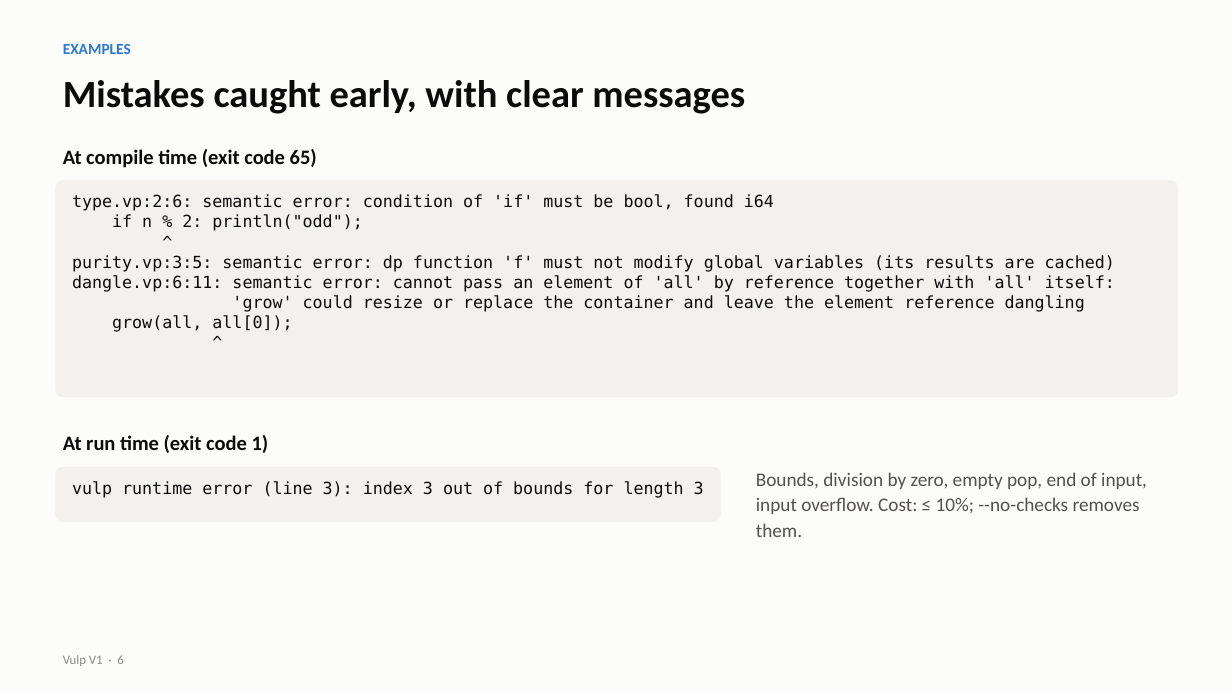
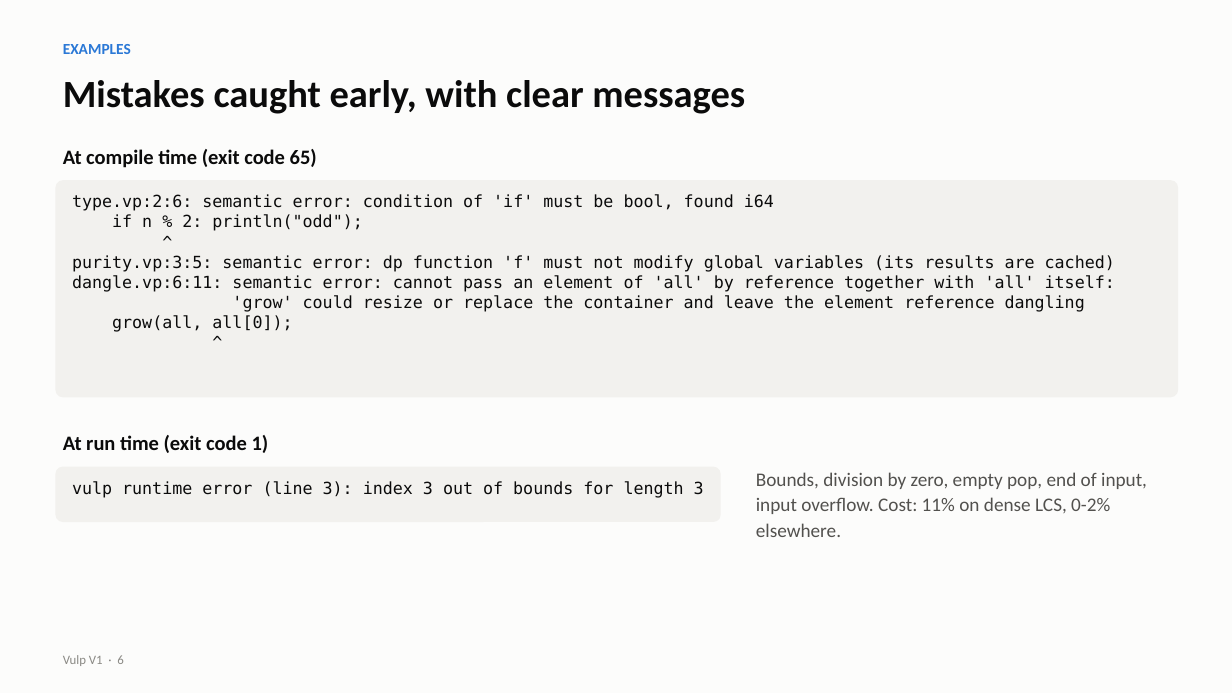
Before and after one commit to vulp-lang/vulp, a slide deck: slide 6 of docs/presentation/vulp_v1.pptx. Drawn at 1232x693 pixels with LibreOffice and Linux fonts; fonts in the diff are those of the drawing. Boxes give left, top, right and bottom in pixels: in the first picture for what was removed or moved away, otherwise in the second. Text is boxed around its words. In the diff, an @@ line names an element or a change of style, - is before the commit and + after.

```diff
--- a/docs/presentation/vulp_v1.pptx
+++ b/docs/presentation/vulp_v1.pptx
@@ text at (756, 472, 1147, 537): text changed @@
-Bounds, division by zero, empty pop, end of input, input overflow. Cost: ≤ 10%; --no-checks removes them.
+Bounds, division by zero, empty pop, end of input, input overflow. Cost: 11% on dense LCS, 0-2% elsewhere.
```
Also in this commit, not shown: 6 other slides changed, 1 slide added, 1 slide removed.
